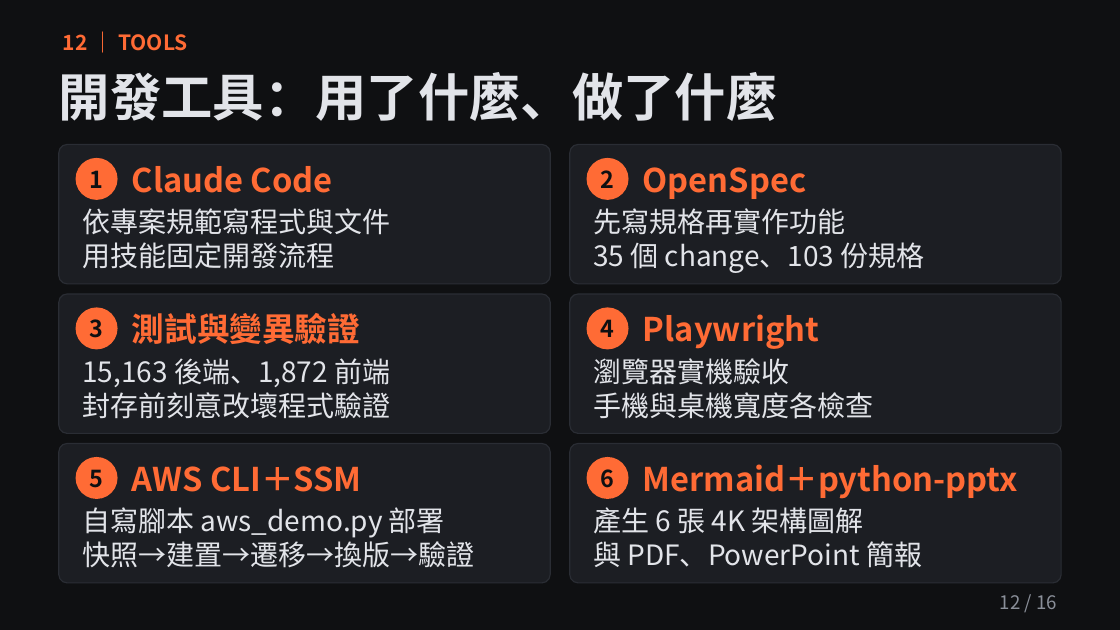
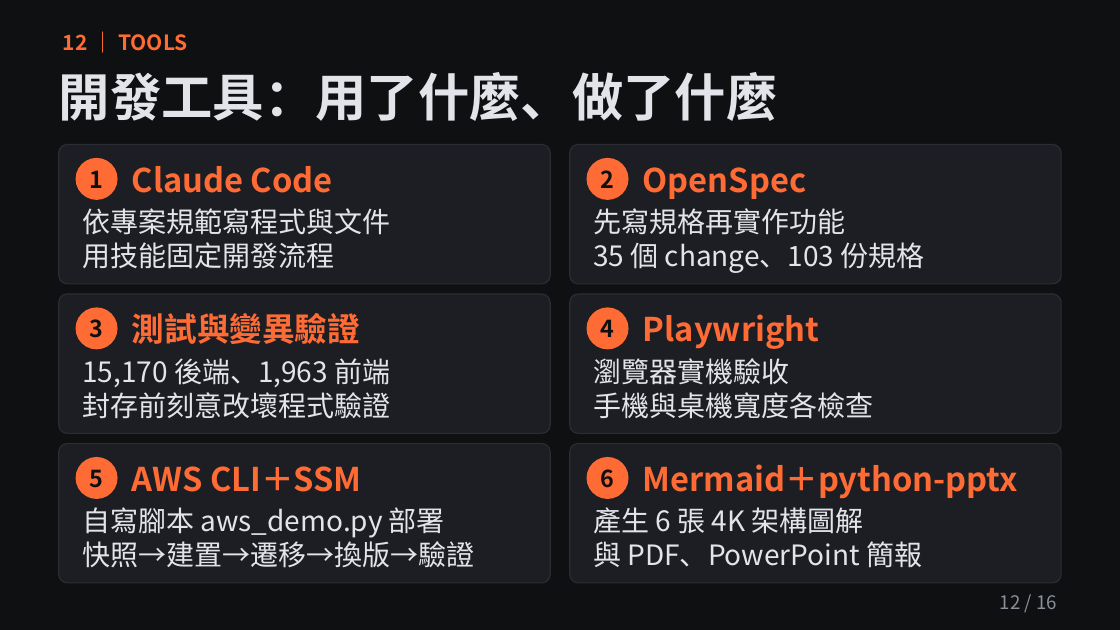
Before and after one commit to pp466pp466/R.A.C, a slide deck: slide 12 of docs/5.0簡報.pptx. Drawn at 1120x630 pixels with LibreOffice and Linux fonts; fonts in the diff are those of the drawing. Boxes give left, top, right and bottom in pixels: in the first picture for what was removed or moved away, otherwise in the second. Text is boxed around its words. In the diff, an @@ line names an element or a change of style, - is before the commit and + after.

```diff
--- a/docs/5.0簡報.pptx
+++ b/docs/5.0簡報.pptx
@@ text at (x1=82, y1=358, x2=390, y2=387): text changed @@
-15,163 後端、1,872 前端
+15,170 後端、1,963 前端
```
Also in this commit, not shown: 6 other slides changed, 9 other files.
